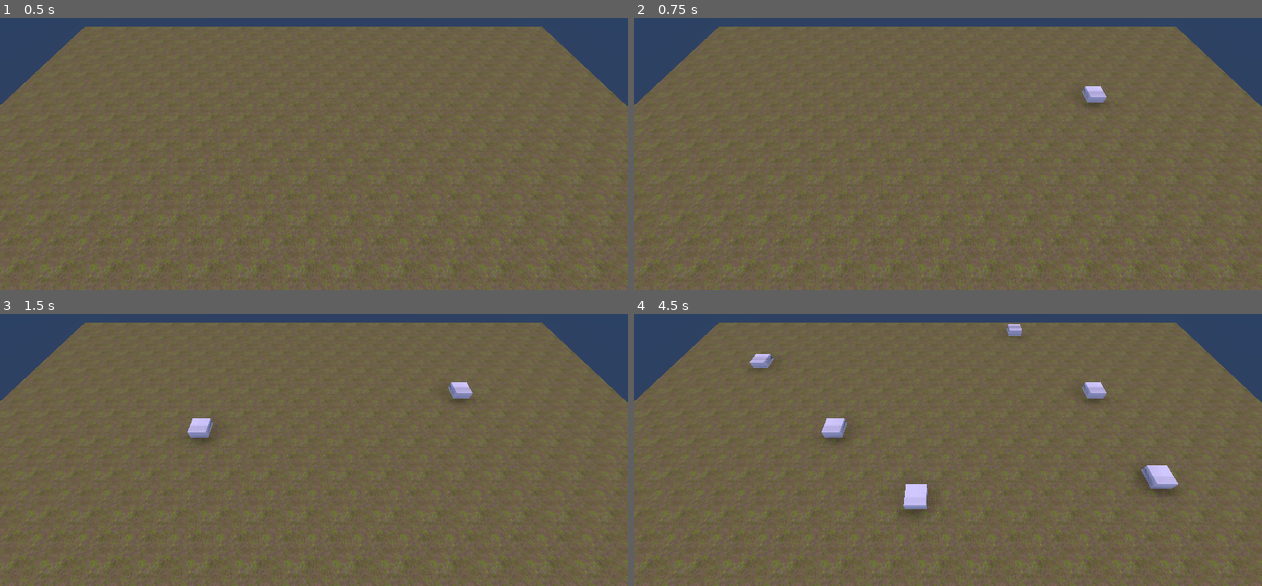
Above: before the commit, frames 1-4 (two rows, left to right).
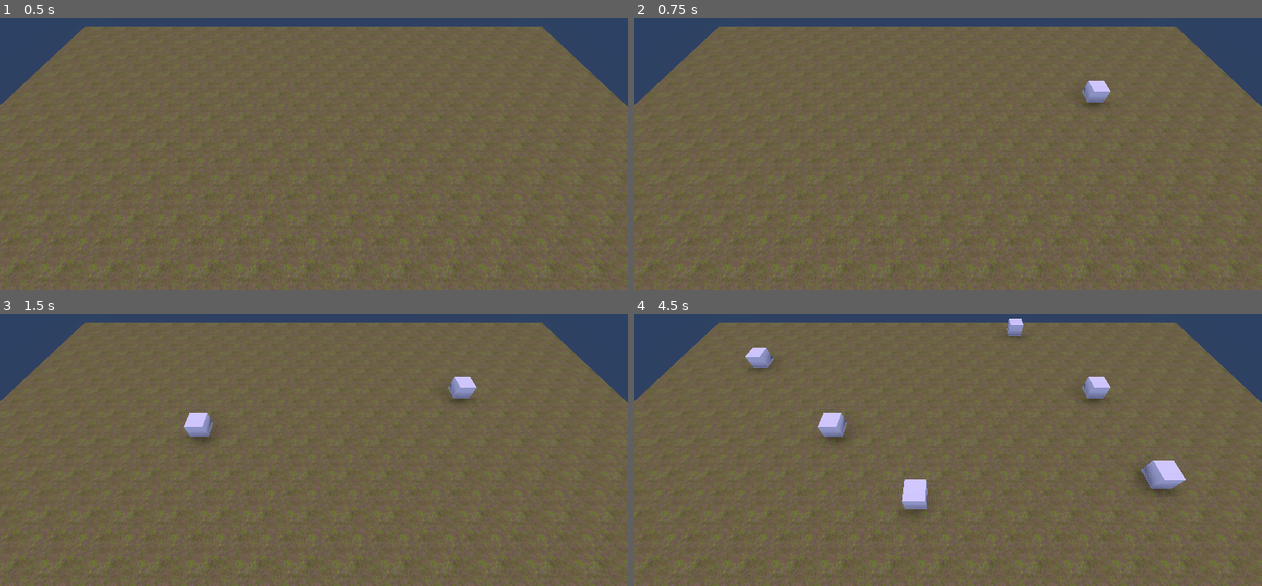
Above: after the commit, the same moments.

Repository: TonyAbramo/CityBuilder
Game: Godot game, scene res://Scenes/Game.tscn
Two runs of this game, one before a commit and one after it. Both use one fixed random seed, a clock stepped at 60 frames per second and the inputs below.
Inputs (mouse positions are in pixels of both pictures, inside the frame that each line leads up to):
- Up to frame 1 (0.5 s): no input
- Up to frame 2 (0.75 s): tap Enter at 0.5 s; move the mouse to (1086, 96) at 0.52 s; click (1086, 96) at 0.6 s
- Up to frame 3 (1.5 s): tap Space at 1.25 s; move the mouse to (188, 428) at 1.27 s; click (188, 428) at 1.35 s
- Up to frame 4 (4.5 s): tap Enter at 2, 3.5 s; move the mouse to (1010, 333) at 2.02 s; click (1010, 333) at 2.1 s; tap Space at 2.75, 4.25 s; move the mouse to (916, 479) at 2.77 s; click (916, 479) at 2.85 s; move the mouse to (1136, 463) at 3.52 s; click (1136, 463) at 3.6 s; move the mouse to (759, 357) at 4.27 s; click (759, 357) at 4.35 s

Frame 1 is identical in both runs. In frame 2, 0.2% of the frame differs, in the area x 71-76%, y 23-31%; in frame 3, 0.4%; in frame 4, 1.1%, in the area x 17-88%, y 1-71%.

Commit message:
[CreateBuildingManager] Modified script in order to have the new buildings out of the ground when created

Diff:
--- a/Scripts/HandleMouse.gd
+++ b/Scripts/HandleMouse.gd
@@ -2,7 +2,7 @@
 
 # Marker case
 var marker
-var pos = Vector3()
+var positionCreatedBuilding = Vector3()
 
 # Récupération du marker
 func _ready():
@@ -19,5 +19,5 @@
 	# Détecter le clic gauche
 	if Input.is_action_just_pressed("clic_gauche"):
 		# Créer le batiment
-		print("creation building à " + str(marker.transform.origin))
-		CreateBuildingManager.CreateBuilding(marker.transform.origin)
+		positionCreatedBuilding = Vector3(posX, 0.5, posY)
+		CreateBuildingManager.CreateBuilding(positionCreatedBuilding)
